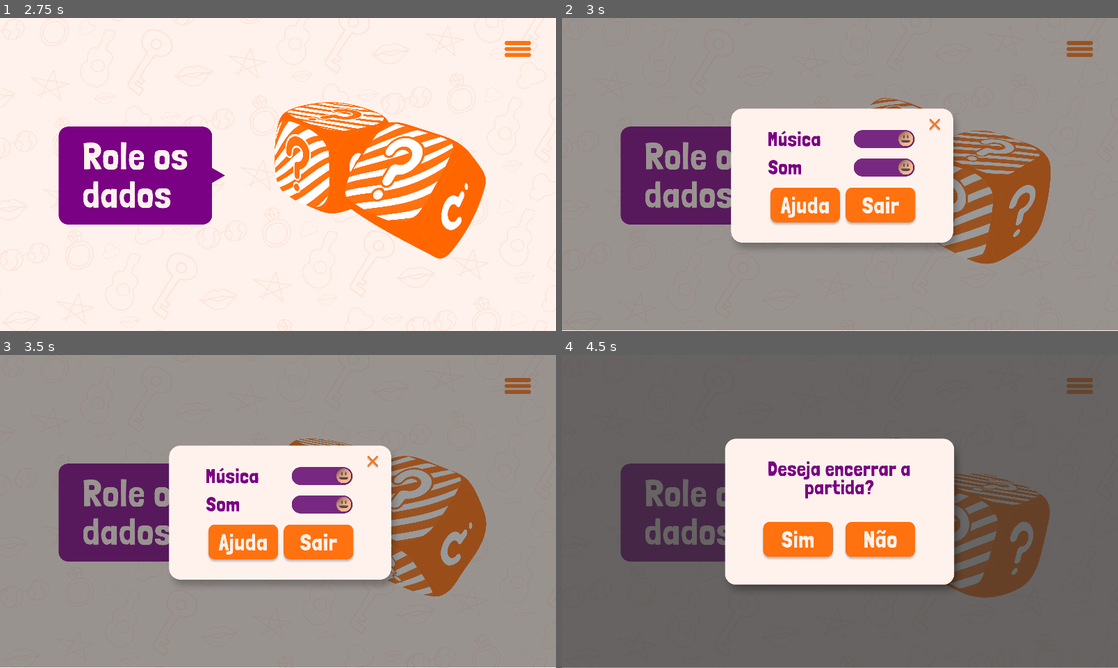
Above: before the commit, frames 1-4 (two rows, left to right).
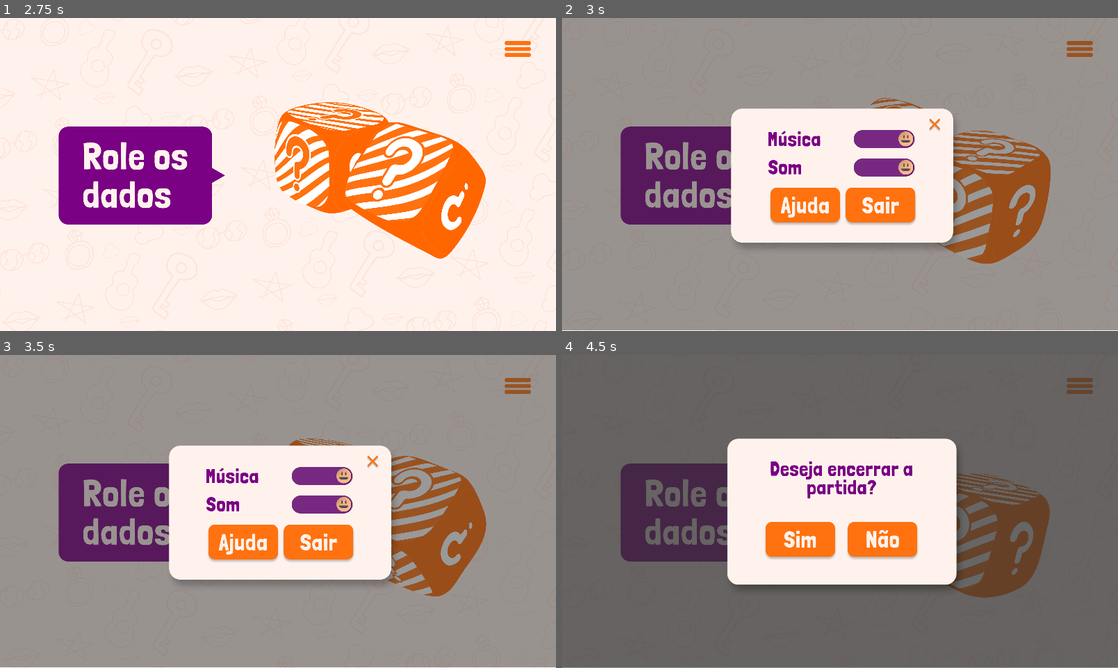
Above: after the commit, the same moments.

Repository: thalesximenes/RollingStories
Game: Godot game, scene res://res/TitleScreen.tscn
Same seed, same stepped clock (60 frames per second), same inputs: the game is played once before the commit and once after it.
Inputs (mouse positions are in pixels of both pictures, inside the frame that each line leads up to):
- Up to frame 1 (2.75 s): click (105, 118) at 0.5 s; click (200, 196) at 1.25 s; click (378, 183) at 2 s
- Up to frame 2 (3 s): click (1079, 49) at 2.75 s
- Up to frame 3 (3.5 s): no input
- Up to frame 4 (4.5 s): click (884, 477) at 3.5 s; click (878, 542) at 4.25 s

Frame 1 is identical in both runs. In frame 2, less than 0.1% of the frame differs, in the area x 60-63%, y 36-49%; in frame 3, less than 0.1%; in frame 4, 2.1%, in the area x 29-71%, y 26-74%.

Commit message:
alterações de asset's, corrigindo bugs

Diff:
--- a/res/EndGameScreen.tscn
+++ b/res/EndGameScreen.tscn
@@ -76,6 +76,5 @@
 texture_normal = ExtResource( 1 )
 
 [node name="ReadStoryPopup" parent="." instance=ExtResource( 7 )]
-visible = false
 [connection signal="pressed" from="HBoxContainer/VBoxContainer/HBoxContainer/Baixar" to="." method="_on_Baixar_pressed"]
 [connection signal="pressed" from="HBoxContainer/VBoxContainer/HBoxContainer2/Sair" to="." method="_on_Sair_pressed"]
--- a/res/popups/LeavePopup.tscn
+++ b/res/popups/LeavePopup.tscn
@@ -4,6 +4,7 @@
 [ext_resource path="res://res/popups/leave_popup.gd" type="Script" id=2]
 
 [node name="LeavePopup" instance=ExtResource( 1 )]
+visible = true
 script = ExtResource( 2 )
 [connection signal="pressed" from="HBoxContainer2/VBoxContainer/HBoxContainer/YesButton" to="." method="_on_YesButton_pressed"]
 [connection signal="pressed" from="HBoxContainer2/VBoxContainer/HBoxContainer/NoButton" to="." method="_on_NoButton_pressed"]
--- a/res/popups/MenuInicialPopup.tscn
+++ /dev/null
@@ -1,25 +0,0 @@
-[gd_scene load_steps=3 format=2]
-
-[ext_resource path="res://res/popups/MenuPopup.tscn" type="PackedScene" id=1]
-[ext_resource path="res://res/popups/menu_inicial_popup.gd" type="Script" id=2]
-
-[node name="MenuInicialPopup" instance=ExtResource( 1 )]
-visible = false
-script = ExtResource( 2 )
-
-[node name="ColorRect" parent="." index="0"]
-anchor_top = -0.002081
-anchor_bottom = 0.997919
-margin_left = 6.19888e-05
-margin_top = 1.49829
-margin_right = 0.00012207
-margin_bottom = 1.49829
-color = Color( 0.333333, 0.333333, 0.333333, 0.666667 )
-
-[node name="YesButton" parent="HBoxContainer2/VBoxContainer/HBoxContainer" index="0"]
-expand_icon = false
-
-[node name="NoButton" parent="HBoxContainer2/VBoxContainer/HBoxContainer" index="1"]
-expand_icon = false
-[connection signal="pressed" from="HBoxContainer2/VBoxContainer/HBoxContainer/YesButton" to="." method="_on_YesButton_pressed"]
-[connection signal="pressed" from="HBoxContainer2/VBoxContainer/HBoxContainer/NoButton" to="." method="_on_NoButton_pressed"]
--- a/res/popups/MenuPopup.tscn
+++ b/res/popups/MenuPopup.tscn
@@ -6,6 +6,7 @@
 [ext_resource path="res://res/Assets/Popup/Confirm/Window.png" type="Texture" id=4]
 
 [node name="MenuPopup" type="Popup"]
+visible = true
 anchor_right = 1.0
 anchor_bottom = 1.0
 __meta__ = {
@@ -21,9 +22,9 @@
 }
 
 [node name="ColorRect2" type="TextureRect" parent="."]
-margin_left = 545.0
+margin_left = 553.0
 margin_top = 281.0
-margin_right = 1393.0
+margin_right = 1401.0
 margin_bottom = 841.0
 size_flags_horizontal = 3
 size_flags_vertical = 3
@@ -33,9 +34,9 @@
 }
 
 [node name="HBoxContainer2" type="HBoxContainer" parent="."]
-margin_left = 582.0
+margin_left = 590.0
 margin_top = 366.0
-margin_right = 1332.0
+margin_right = 1340.0
 margin_bottom = 711.0
 rect_min_size = Vector2( 750, 220 )
 size_flags_horizontal = 0
--- a/res/popups/ModesPopUp.tscn
+++ b/res/popups/ModesPopUp.tscn
@@ -3,9 +3,13 @@
 [ext_resource path="res://res/popups/MenuButtonPopUp.tscn" type="PackedScene" id=1]
 
 [node name="ModesPopUp" instance=ExtResource( 1 )]
+visible = true
 
 [node name="ColorRect" parent="." index="0"]
 margin_left = 0.0
 margin_top = -2.11896
 margin_right = 0.0
 margin_bottom = -2.1189
+
+[node name="LeavePopup" parent="." index="5"]
+visible = false
--- a/res/popups/popup_credits.gd
+++ b/res/popups/popup_credits.gd
@@ -49,5 +49,5 @@
 
 func _on_Exit_pressed():
 	get_parent()._on_CreditsButton_pressed();
-	get_parent().get_node("Menu/CenterRow/Buttons/CreditsButton").pressed = false
+	get_parent().get_node("Menu/CenterRow/VBoxContainer/Buttons/CreditsButton").pressed = false
 	pass # Replace with function body.
--- a/res/popups/popup_rules.gd
+++ b/res/popups/popup_rules.gd
@@ -62,5 +62,5 @@
 
 func _on_Exit_pressed():
 	get_parent()._on_RulesButton_pressed();
-	get_parent().get_node("Menu/CenterRow/Buttons/RulesButton").pressed = false
+	get_parent().get_node("Menu/CenterRow/VBoxContainer/Buttons/RulesButton").pressed = false
 	pass # Replace with function body.
--- a/res/title_screen.gd
+++ b/res/title_screen.gd
@@ -1,6 +1,5 @@
 extends Control
 
-var exitPopUp
 var rulesPopUp
 var creditsPopUp
 var menuPopUp
@@ -9,7 +8,6 @@
 
 # Called when the node enters the scene tree for the first time.
 func _ready():
-	exitPopUp = get_node("MenuButtonPopUp")
 	rulesPopUp = get_node("PopupRules")
 	creditsPopUp = get_node("PopupCredits")
 	GLOBAL.dicesUsed.clear();
@@ -23,6 +21,7 @@
 # Ativa o efeito de Fade_in
 func _on_NewGameButton_pressed():
 	rulesPopUp.hide()
+	creditsPopUp.hide()
 	$FadeIn.show()
 	$FadeIn.fade_in()
 	pass # Replace with function body.
Binary file changed: res/Assets/Artboard 1@4x.png
